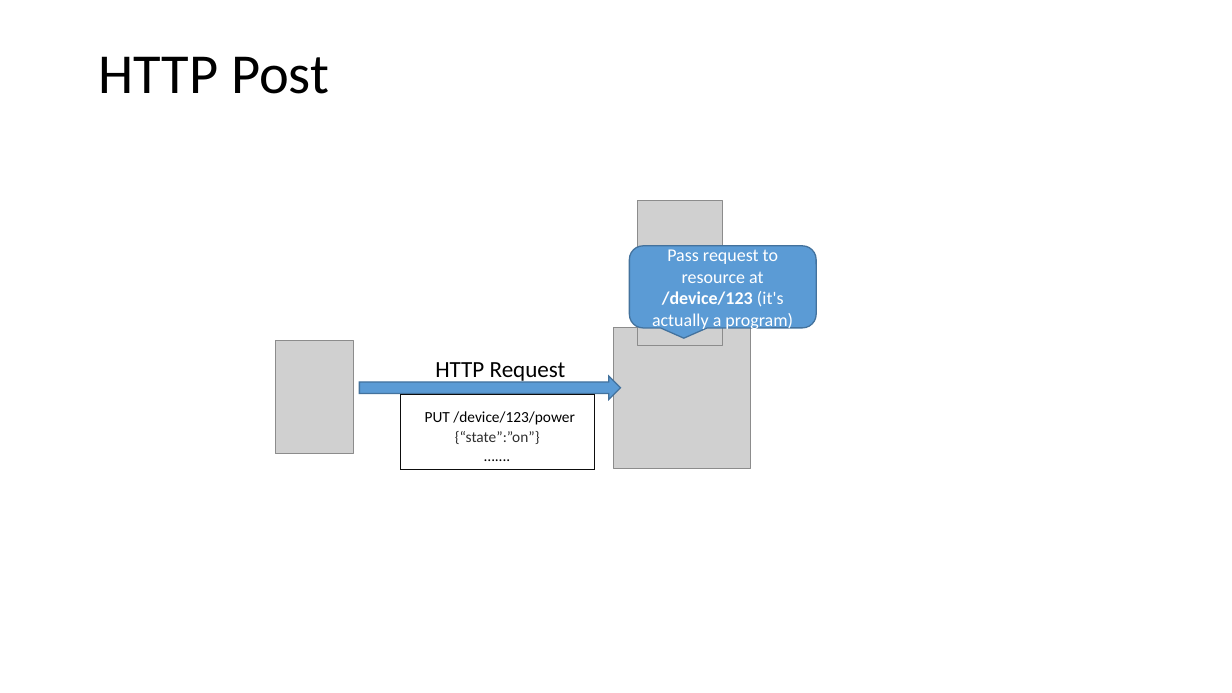
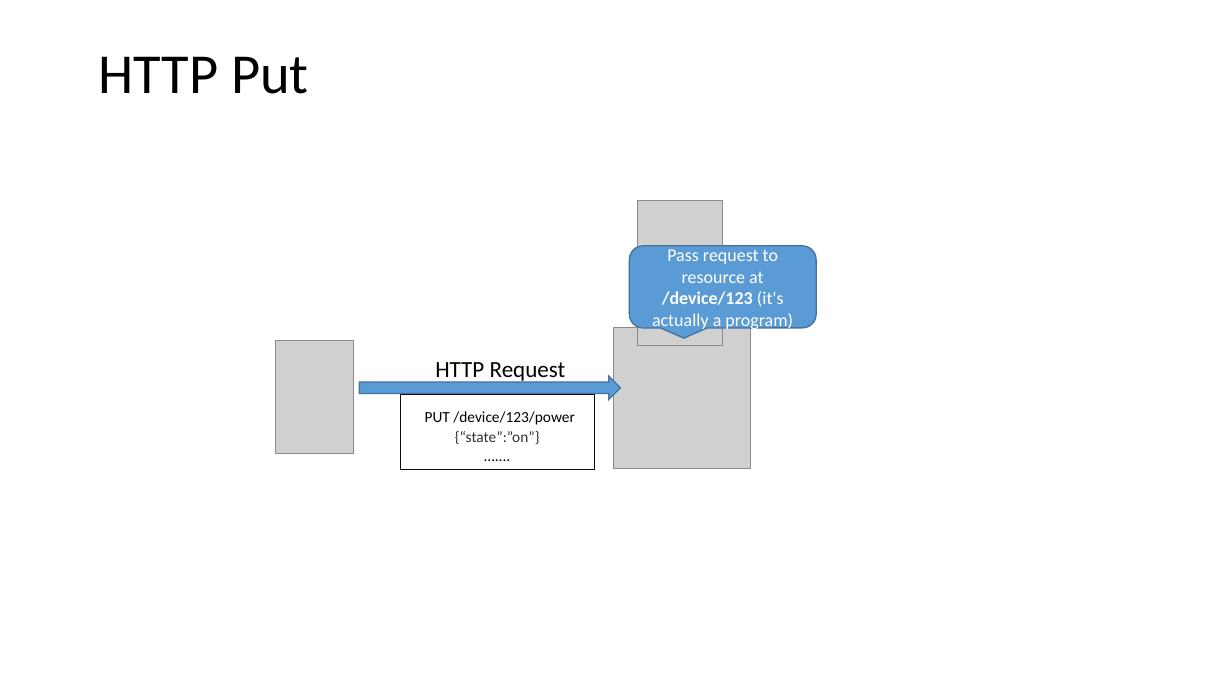
Before and after one commit to setu-comp-sci-2025/computer-systems-networks, a slide deck: slide 19 of topic-09-week9/unit-1/talk-01/HTTP.pptx. Drawn at 1232x693 pixels with LibreOffice and Linux fonts; fonts in the diff are those of the drawing; grey boxes stand for pictures. Boxes give left, top, right and bottom in pixels: in the first picture for what was removed or moved away, otherwise in the second. Text is boxed around its words. In the diff, an @@ line names an element or a change of style, - is before the commit and + after.

```diff
--- a/topic-09-week9/unit-1/talk-01/HTTP.pptx
+++ b/topic-09-week9/unit-1/talk-01/HTTP.pptx
@@ text at [98,56,309,94]: text changed @@
-HTTP Post
+HTTP Put
```
Also in this commit, not shown: 2 other slides changed, 4 other files.
